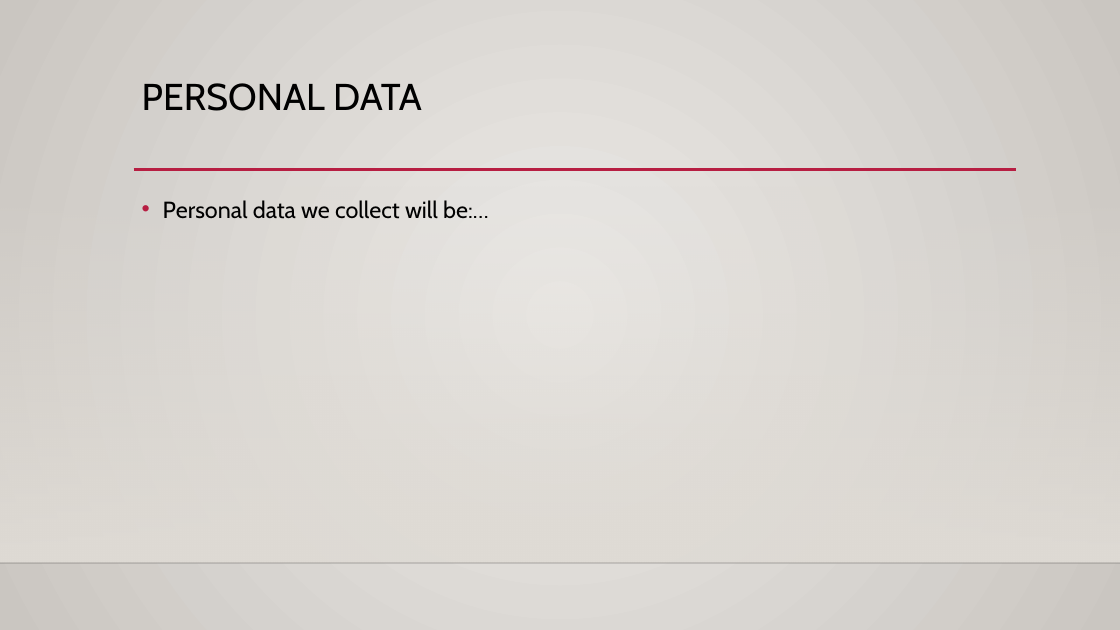
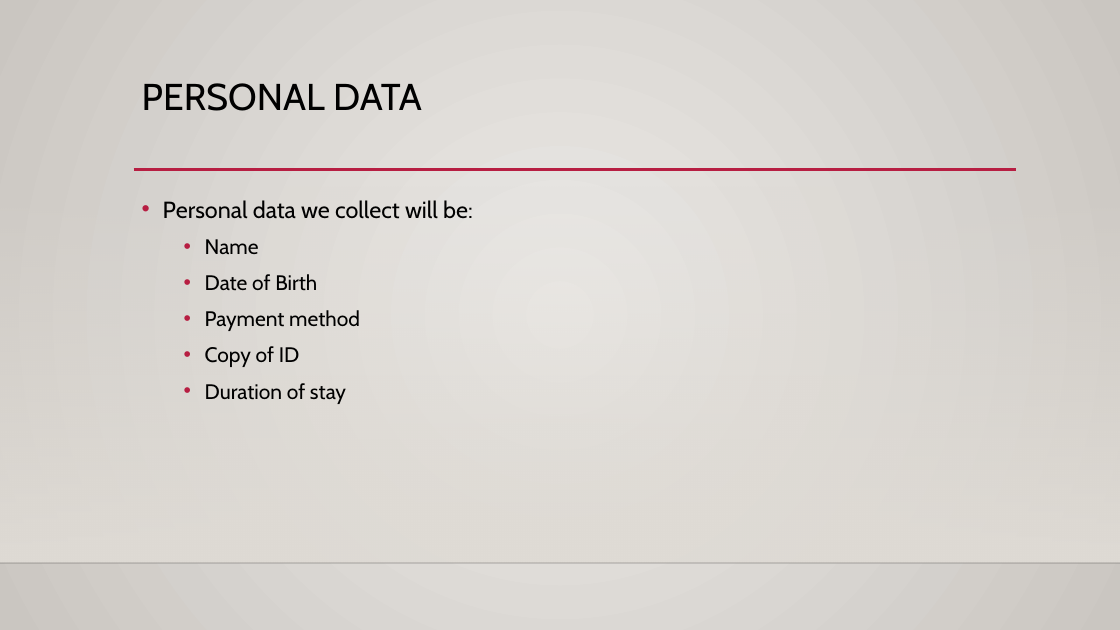
Before and after one commit to dmitrlv/Case-Study-3, a slide deck: slide 4 of GDPR_case_study_3.pptx (slide 3 before the commit). Drawn at 1120x630 pixels with LibreOffice and Linux fonts; fonts in the diff are those of the drawing; background and template pictures are left out. Boxes give left, top, right and bottom in pixels: in the first picture for what was removed or moved away, otherwise in the second. Text is boxed around its words. In the diff, an @@ line names an element or a change of style, - is before the commit and + after.

```diff
--- a/GDPR_case_study_3.pptx
+++ b/GDPR_case_study_3.pptx
@@ text at [163,200,473,404]: text changed; size 20 to 18 pt @@
-• Personal data we collect will be:…
+• Personal data we collect will be:
+  • Name
+  • Date of Birth
+  • Payment method
+  • Copy of ID
+  • Duration of stay
```
Also in this commit, not shown: 2 other slides changed, 2 slides added, 1 slide removed.
